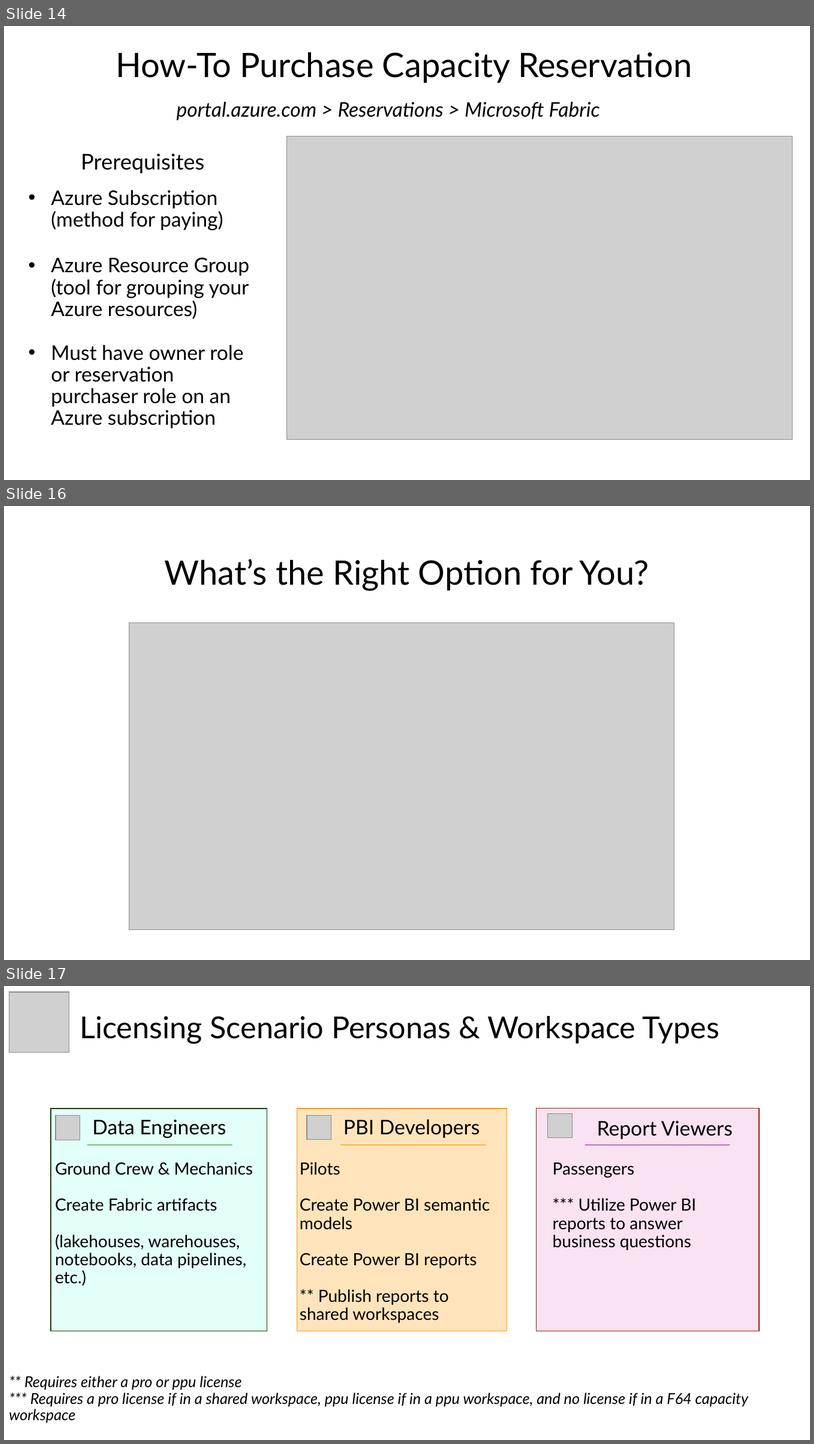
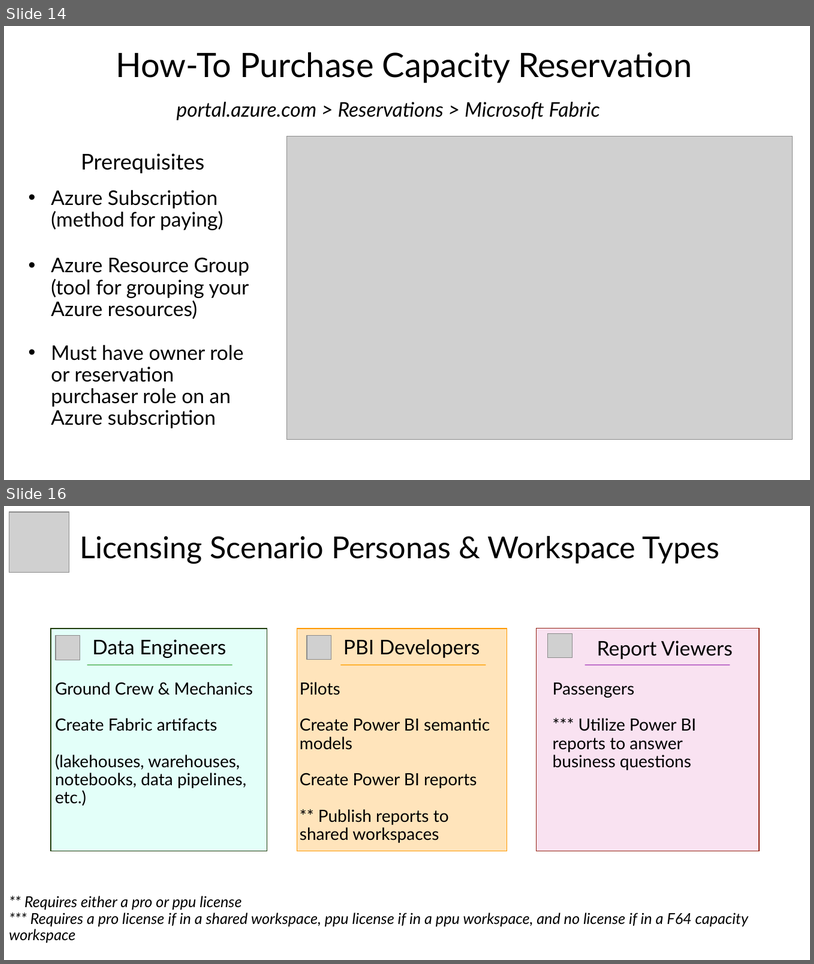
Before and after one commit to Anytsirk12/DataOnWheels, a slide deck: 2026 Presentations/08.27.2026 TechCon DataCon PowerCon Seattle Fabric Licensing/Decoding Fabric Licensing TechCon Seattle 2026.pptx. Shown one above the other, each under a label of ours: slides 14, 16 and 17 before the commit, slides 14 and 16 after it; the slides between them are not shown. The pictures are 814x1444 and 814x964 pixels, drawn with LibreOffice and Linux fonts; fonts in the diff are those of the drawing; grey boxes stand for pictures; background and template pictures are left out. Boxes give left, top, right and bottom in pixels: in the first picture for what was removed or moved away, otherwise in the second. Text is boxed around its words. In the diff, an @@ line names an element or a change of style, - is before the commit and + after.

```diff
--- a/2026 Presentations/08.27.2026 TechCon DataCon PowerCon Seattle Fabric Licensing/Decoding Fabric Licensing TechCon Seattle 2026.pptx
+++ b/2026 Presentations/08.27.2026 TechCon DataCon PowerCon Seattle Fabric Licensing/Decoding Fabric Licensing TechCon Seattle 2026.pptx
@@ slide 16 removed at <box>4,506,810,960</box>, background #FFFFFF @@
@@ title removed at <box>165,559,649,591</box> @@
-What’s the Right Option for You?
@@ picture removed at <box>129,623,675,930</box> @@
@@ what was slide 17 is now slide 16 @@
```
Also in this commit, not shown: 1 slide changed, 1 slide added, 1 other slide removed.
